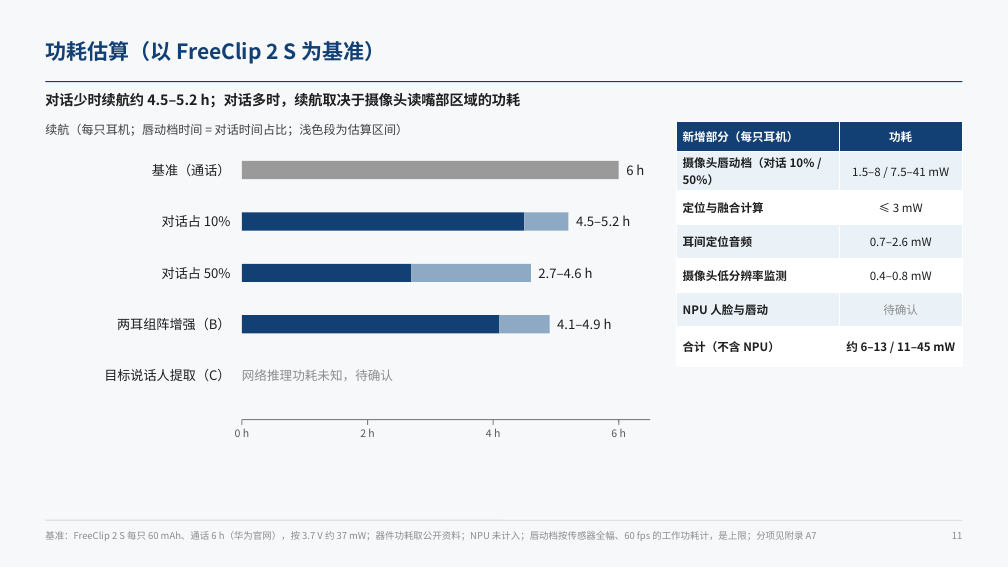
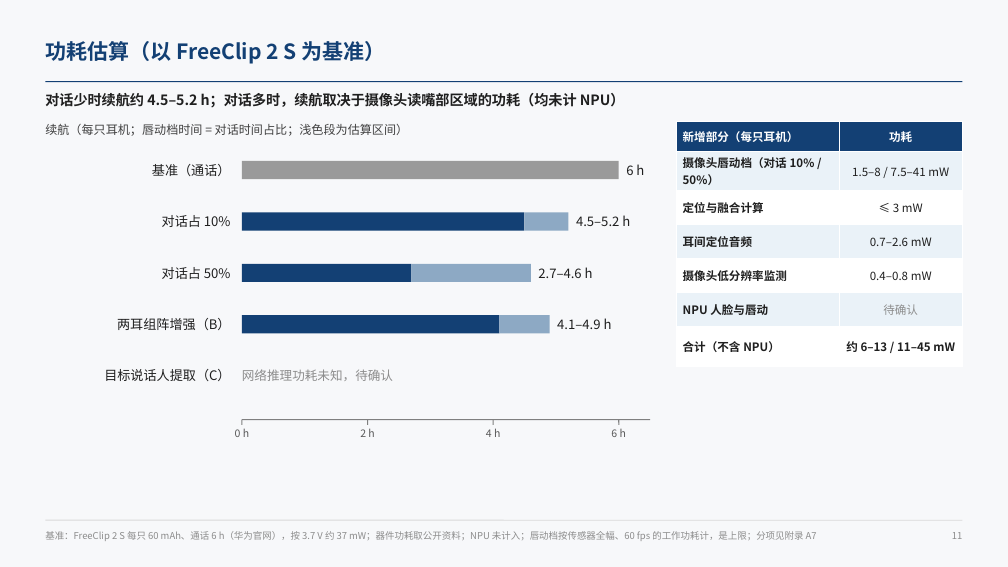
Before and after one commit to ZeroFoxxi/ssl-scene1, a slide deck: slide 11 of 02_耳机声源定位/耳机摄像头听觉辅助_整体设计方案.pptx. Drawn at 1008x567 pixels with LibreOffice and Linux fonts; fonts in the diff are those of the drawing. Boxes give left, top, right and bottom in pixels: in the first picture for what was removed or moved away, otherwise in the second. Text is boxed around its words. In the diff, an @@ line names an element or a change of style, - is before the commit and + after.

```diff
--- a/02_耳机声源定位/耳机摄像头听觉辅助_整体设计方案.pptx
+++ b/02_耳机声源定位/耳机摄像头听觉辅助_整体设计方案.pptx
@@ text at <box>45,93,625,108</box>: text changed @@
-对话少时续航约 4.5–5.2 h；对话多时，续航取决于摄像头读嘴部区域的功耗
+对话少时续航约 4.5–5.2 h；对话多时，续航取决于摄像头读嘴部区域的功耗（均未计 NPU）
```
Also in this commit, not shown: 7 other slides changed, 5 other files.
